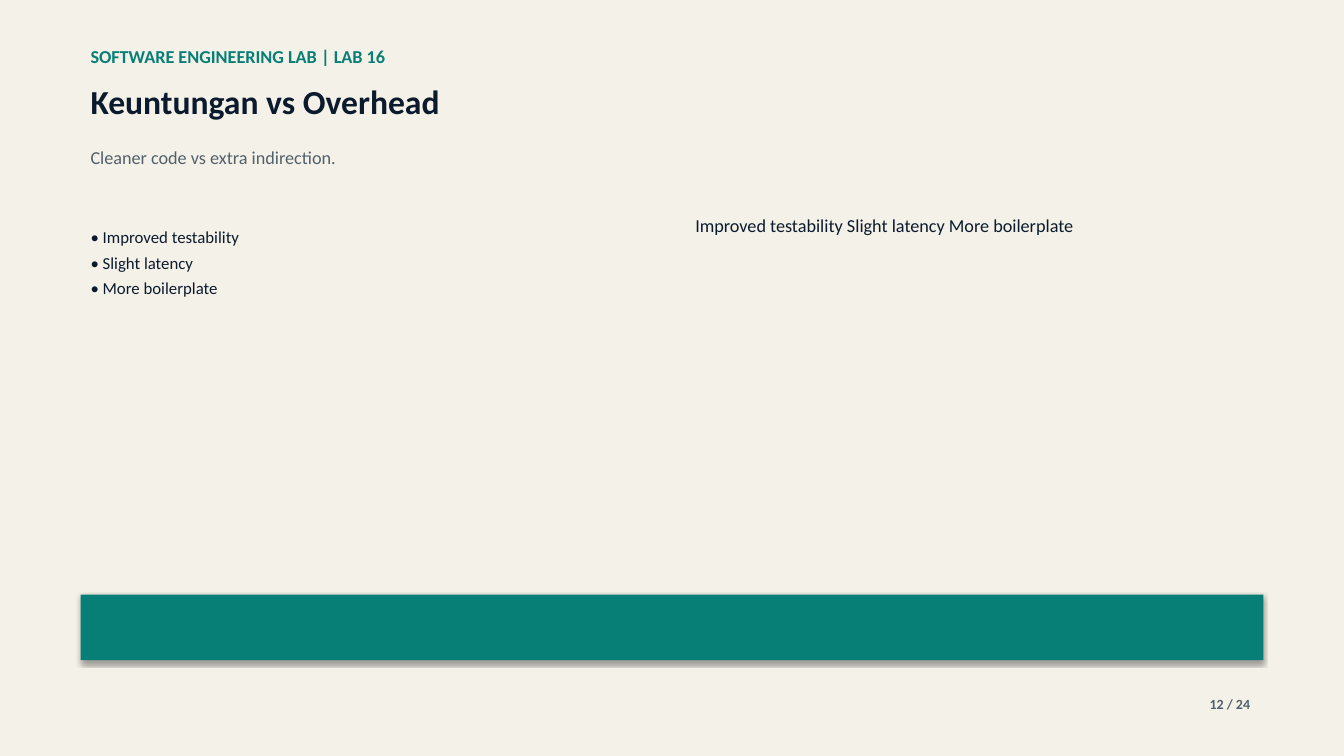
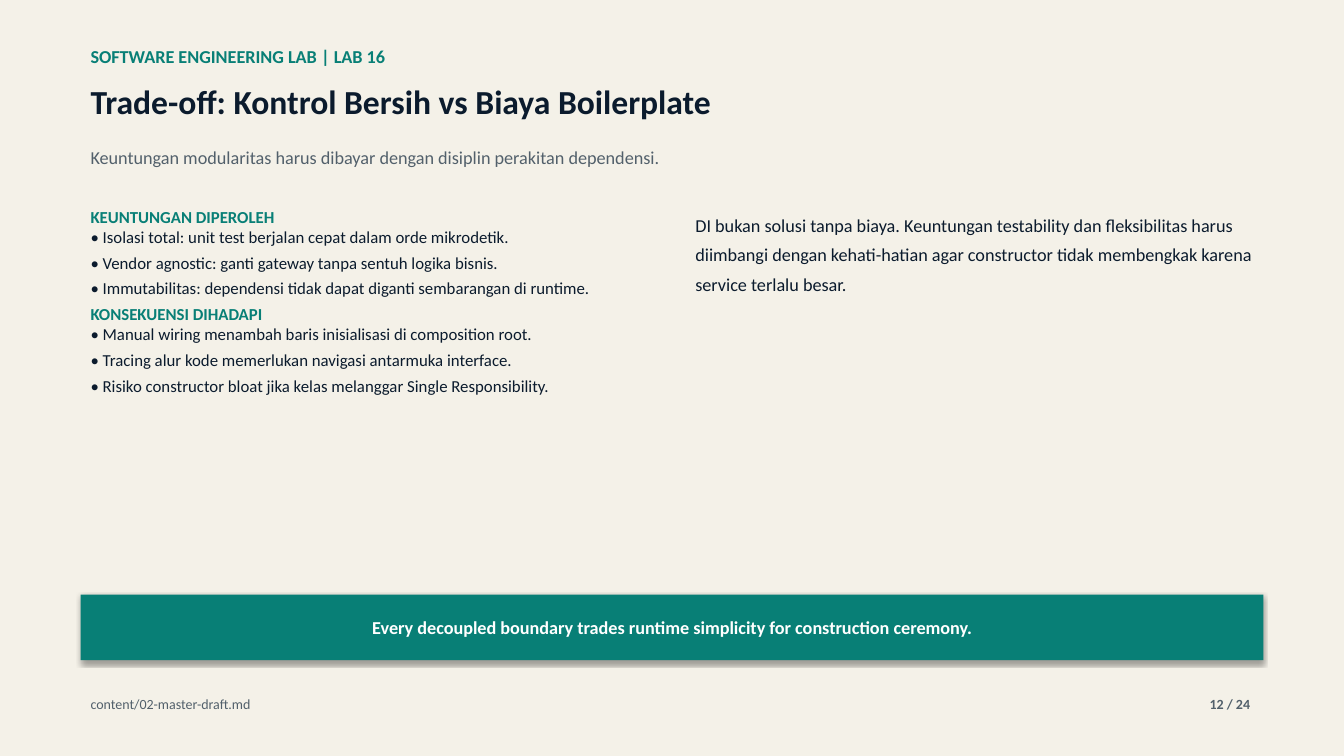
Before and after one commit to lukman-ss/software-engineering-lab, a slide deck: slide 12 of labs/16-dependency-injection/result/linkedin/lab-16-dependency-injection-carousel.pptx. Drawn at 1344x756 pixels with LibreOffice and Linux fonts; fonts in the diff are those of the drawing. Boxes give left, top, right and bottom in pixels: in the first picture for what was removed or moved away, otherwise in the second. Text is boxed around its words. In the diff, an @@ line names an element or a change of style, - is before the commit and + after.

Commit message:
feat: update lab 16 dependency injection content, presentation, and documentation artifacts

```diff
--- a/labs/16-dependency-injection/result/linkedin/lab-16-dependency-injection-carousel.pptx
+++ b/labs/16-dependency-injection/result/linkedin/lab-16-dependency-injection-carousel.pptx
@@ text at (91, 90, 711, 120): text changed @@
-Keuntungan vs Overhead
+Trade-off: Kontrol Bersih vs Biaya Boilerplate
@@ text at (91, 151, 660, 167): text changed @@
-Cleaner code vs extra indirection.
+Keuntungan modularitas harus dibayar dengan disiplin perakitan dependensi.
@@ text at (91, 212, 590, 395): text changed @@
-• Improved testability
-• Slight latency
-• More boilerplate
+KEUNTUNGAN DIPEROLEH
+• Isolasi total: unit test berjalan cepat dalam orde mikrodetik.
+• Vendor agnostic: ganti gateway tanpa sentuh logika bisnis.
+• Immutabilitas: dependensi tidak dapat diganti sembarangan di runtime.
+KONSEKUENSI DIHADAPI
+• Manual wiring menambah baris inisialisasi di composition root.
+• Tracing alur kode memerlukan navigasi antarmuka interface.
+• Risiko constructor bloat jika kelas melanggar Single Responsibility.
@@ text at (695, 219, 1251, 291): text changed @@
-Improved testability Slight latency More boilerplate
+DI bukan solusi tanpa biaya. Keuntungan testability dan fleksibilitas harus diimbangi dengan kehati-hatian agar constructor tidak membengkak karena service terlalu besar.
@@ text in rectangle at (372, 621, 972, 637): text added @@
+Every decoupled boundary trades runtime simplicity for construction ceremony.
@@ text added at (91, 699, 251, 710), 10 pt, text #52606B @@
+content/02-master-draft.md
```
Also in this commit, not shown: 16 other slides changed, 7 slides added, 7 slides removed, 7 other files.
